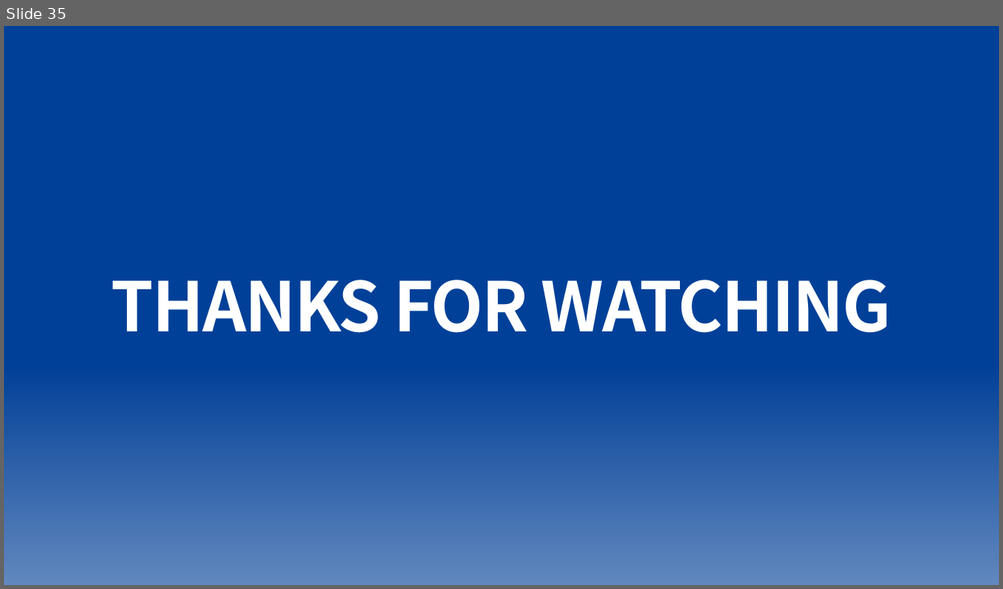
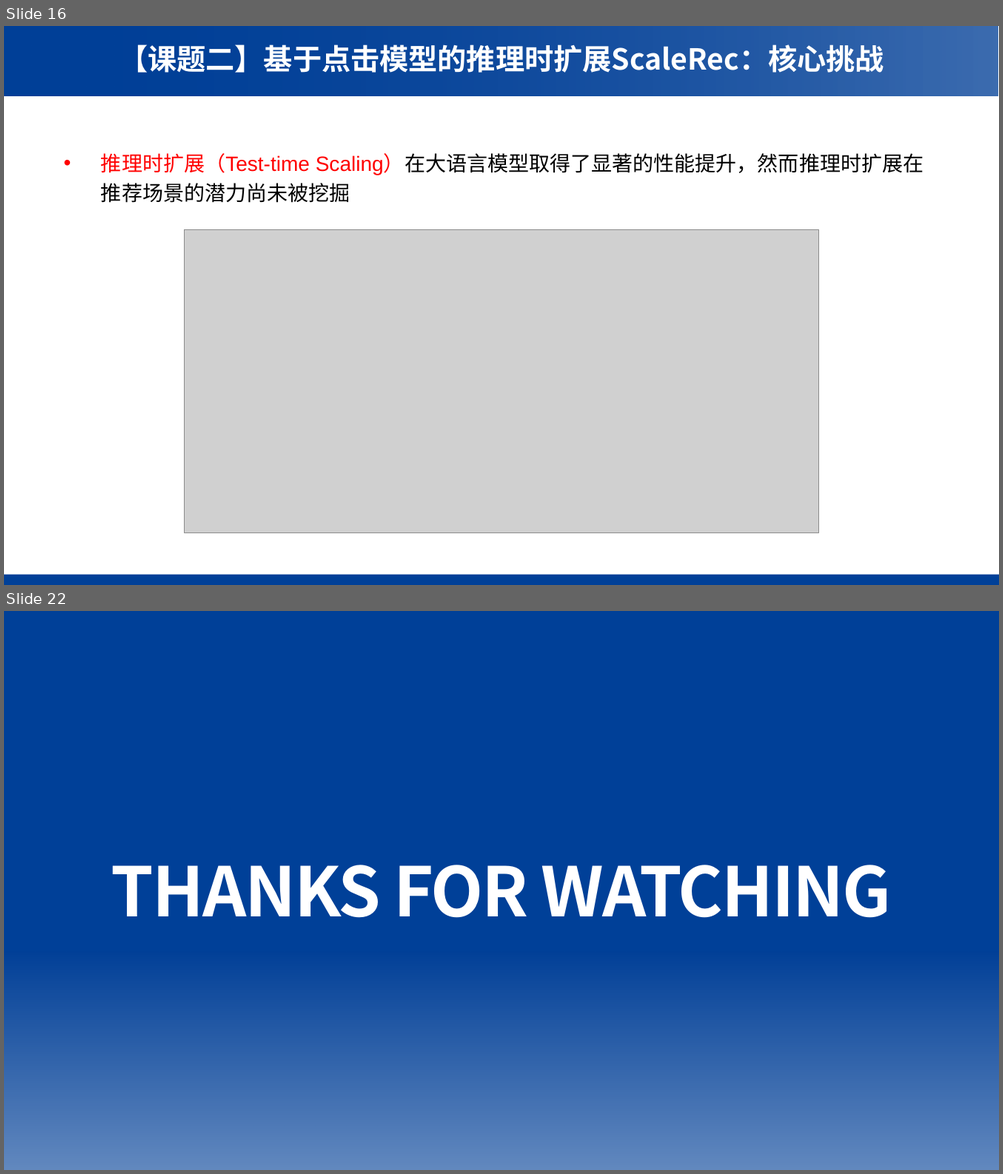
Before and after one commit to WncFht/GRec_public, a slide deck: 中期汇报.pptx. Shown one above the other, each under a label of ours: slide 35 before the commit, slides 16 and 22 after it; the slides between them are not shown. The pictures are 1003x589 and 1003x1174 pixels, drawn with LibreOffice and Linux fonts; fonts in the diff are those of the drawing; grey boxes stand for pictures; background and template pictures are left out. Boxes give left, top, right and bottom in pixels: in the first picture for what was removed or moved away, otherwise in the second. Text is boxed around its words. In the diff, an @@ line names an element or a change of style, - is before the commit and + after.

```diff
--- a/中期汇报.pptx
+++ b/中期汇报.pptx
@@ slide 16 added at [4,26,999,585], background #FFFFFF @@
@@ rectangle added at [4,26,998,96], fill gradient #004098 @@
@@ rectangle added at [5,26,998,96], fill gradient #004098 @@
@@ text added at [119,44,884,73], 28 pt, text #FFFFFF, bold @@
+【课题二】基于点击模型的推理时扩展ScaleRec：核心挑战
@@ text added at [101,153,924,203], 20 pt, text #000000 @@
+• 推理时扩展（Test-time Scaling）在大语言模型取得了显著的性能提升，然而推理时扩展在推荐场景的潜力尚未被挖掘
@@ picture added at [185,230,819,534] @@
@@ rectangle added at [4,575,999,585], fill #004098 @@
@@ what was slide 35 is now slide 22 @@
```
Also in this commit, not shown: 6 slides changed, 13 other slides added, 27 slides removed.
